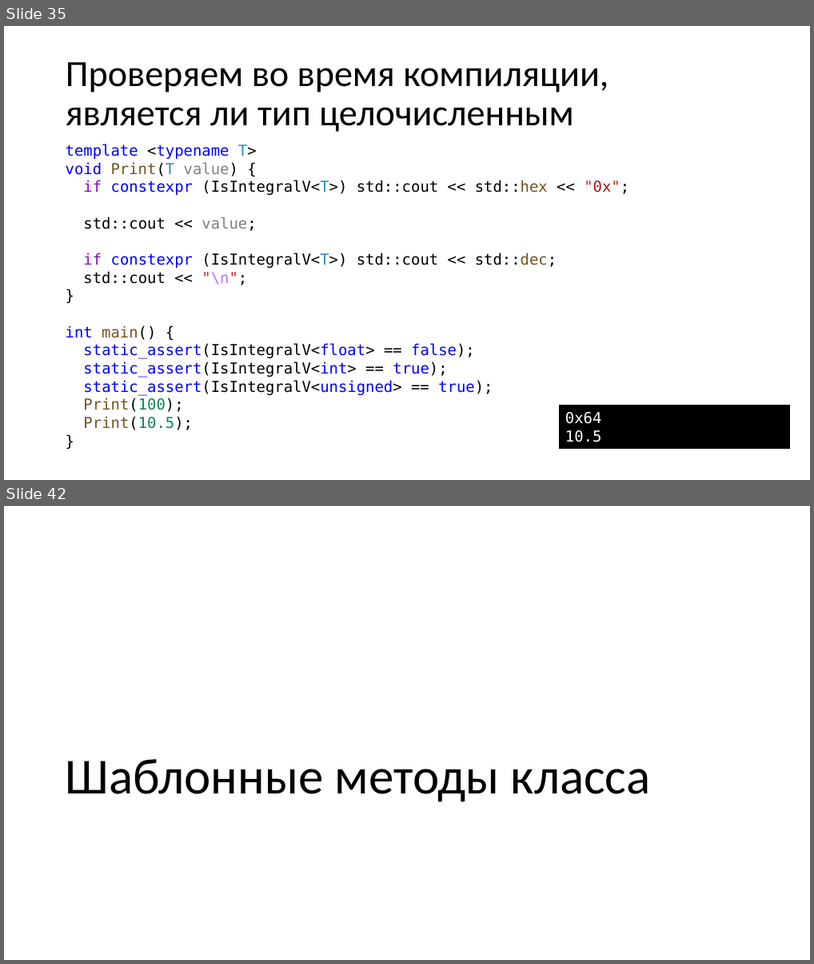
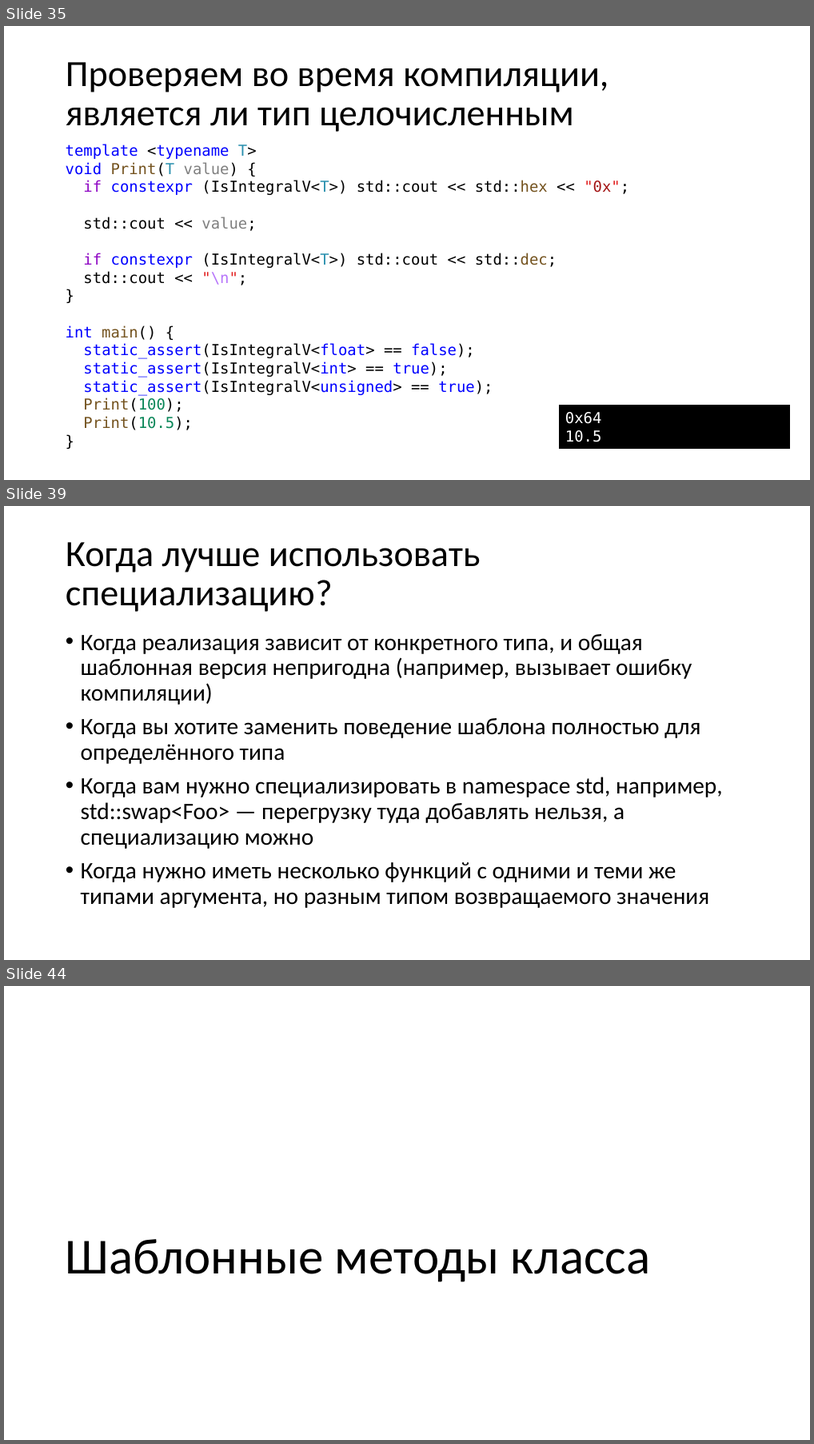
Before and after one commit to alexey-malov/oop, a slide deck: lectures/06/Обобщенное программирование, шаблоны.pptx. Shown one above the other, each under a label of ours: slides 35 and 42 before the commit, slides 35, 39 and 44 after it; the slides between them are not shown. The pictures are 814x964 and 814x1444 pixels, drawn with LibreOffice and Linux fonts; fonts in the diff are those of the drawing. Boxes give left, top, right and bottom in pixels: in the first picture for what was removed or moved away, otherwise in the second. Text is boxed around its words. In the diff, an @@ line names an element or a change of style, - is before the commit and + after.

```diff
--- a/lectures/06/Обобщенное программирование, шаблоны.pptx
+++ b/lectures/06/Обобщенное программирование, шаблоны.pptx
@@ slide 39 added at bbox=[4, 506, 810, 960], background #FFFFFF @@
@@ title added at bbox=[66, 542, 481, 612], 44 pt, text #000000 @@
+Когда лучше использовать специализацию?
@@ text added at bbox=[81, 634, 723, 908], 28 pt, text #000000 @@
+• Когда реализация зависит от конкретного типа, и общая шаблонная версия непригодна (например, вызывает ошибку компиляции)
+• Когда вы хотите заменить поведение шаблона полностью для определённого типа
+• Когда вам нужно специализировать в namespace std, например, std::swap<Foo> — перегрузку туда добавлять нельзя, а специализацию можно
+• Когда нужно иметь несколько функций с одними и теми же типами аргумента, но разным типом возвращаемого значения
@@ what was slide 42 is now slide 44 @@
```
Also in this commit, not shown: 15 other slides added, 6 slides removed, 12 other files.
